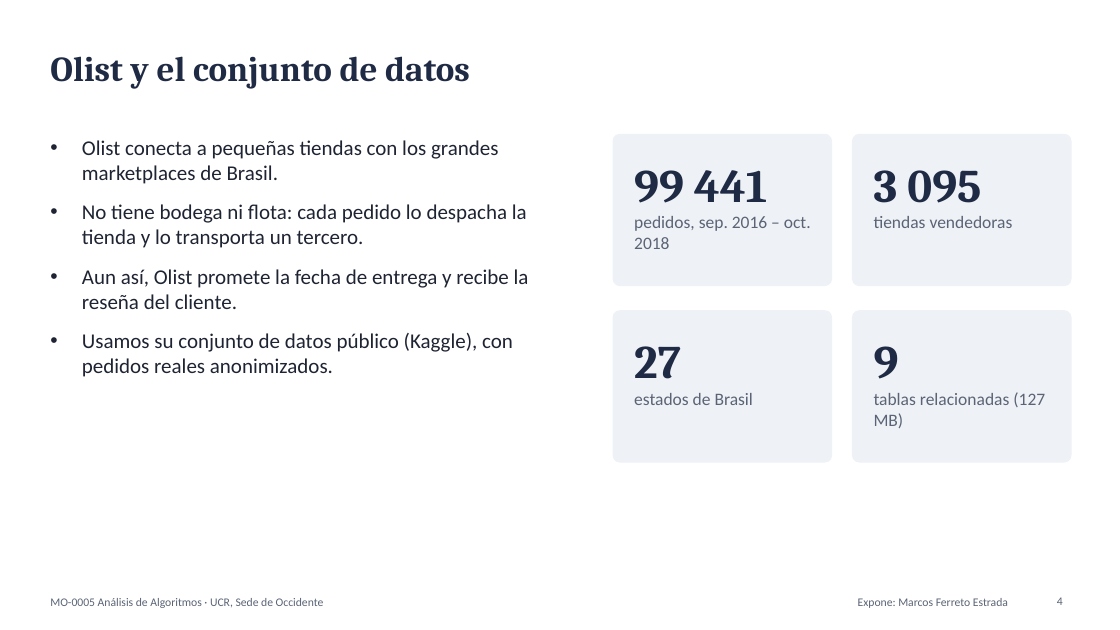
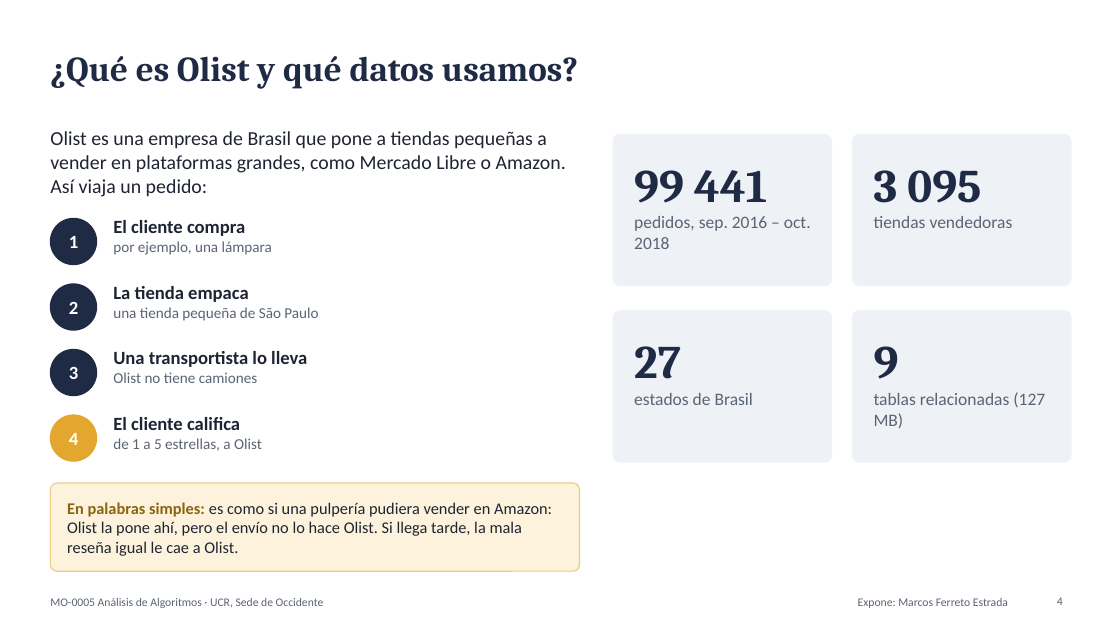
Before and after one commit to FerretoDev/mo0005-ecommerce-ml, a slide deck: slide 4 of presentacion/presentacion.pptx. Drawn at 1120x630 pixels with LibreOffice and Linux fonts; fonts in the diff are those of the drawing. Boxes give left, top, right and bottom in pixels: in the first picture for what was removed or moved away, otherwise in the second. Text is boxed around its words. In the diff, an @@ line names an element or a change of style, - is before the commit and + after.

```diff
--- a/presentacion/presentacion.pptx
+++ b/presentacion/presentacion.pptx
@@ title at [50,56,578,88]: text changed @@
-Olist y el conjunto de datos
+¿Qué es Olist y qué datos usamos?
@@ text added at [50,131,566,197], 17 pt, text #1F2433 @@
+Olist es una empresa de Brasil que pone a tiendas pequeñas a vender en plataformas grandes, como Mercado Libre o Amazon. Así viaja un pedido:
@@ text removed at [82,140,529,377] @@
-• Olist conecta a pequeñas tiendas con los grandes marketplaces de Brasil.
-• No tiene bodega ni flota: cada pedido lo despacha la tienda y lo transporta un tercero.
-• Aun así, Olist promete la fecha de entrega y recibe la reseña del cliente.
-• Usamos su conjunto de datos público (Kaggle), con pedidos reales anonimizados.
@@ ellipse added at [50,218,97,265], fill #1F2A44, outline #1F2A44 1 pt @@
@@ text added at [69,236,78,248], 16 pt, text #FFFFFF, bold @@
+1
@@ text added at [113,220,272,255], 13 pt, text #5B6475 @@
+El cliente compra
+por ejemplo, una lámpara
@@ ellipse added at [50,284,97,330], fill #1F2A44, outline #1F2A44 1 pt @@
@@ text added at [113,286,318,321], 13 pt, text #5B6475 @@
+La tienda empaca
+una tienda pequeña de São Paulo
@@ text added at [69,302,78,314], 16 pt, text #FFFFFF, bold @@
+2
@@ ellipse added at [50,350,97,396], fill #1F2A44, outline #1F2A44 1 pt @@
@@ text added at [113,351,307,383], 16 pt, text #1F2433, bold @@
+Una transportista lo lleva
+Olist no tiene camiones
@@ text added at [69,367,78,379], 16 pt, text #FFFFFF, bold @@
+3
@@ ellipse added at [50,415,97,461], fill #E3A72F, outline #E3A72F 1 pt @@
@@ text added at [113,417,262,451], 13 pt, text #5B6475 @@
+El cliente califica
+de 1 a 5 estrellas, a Olist
@@ text added at [69,433,78,445], 16 pt, text #FFFFFF, bold @@
+4
@@ rounded rectangle added at [50,483,580,571], fill #FDF3DC, outline #EBCB85 1 pt @@
@@ text added at [67,502,552,556], 14 pt, text #1F2433 @@
+En palabras simples: es como si una pulpería pudiera vender en Amazon: Olist la pone ahí, pero el envío no lo hace Olist. Si llega tarde, la mala reseña igual le cae a Olist.
```
Also in this commit, not shown: 21 other slides changed, 1 slide added, 1 slide removed, 2 other files.
